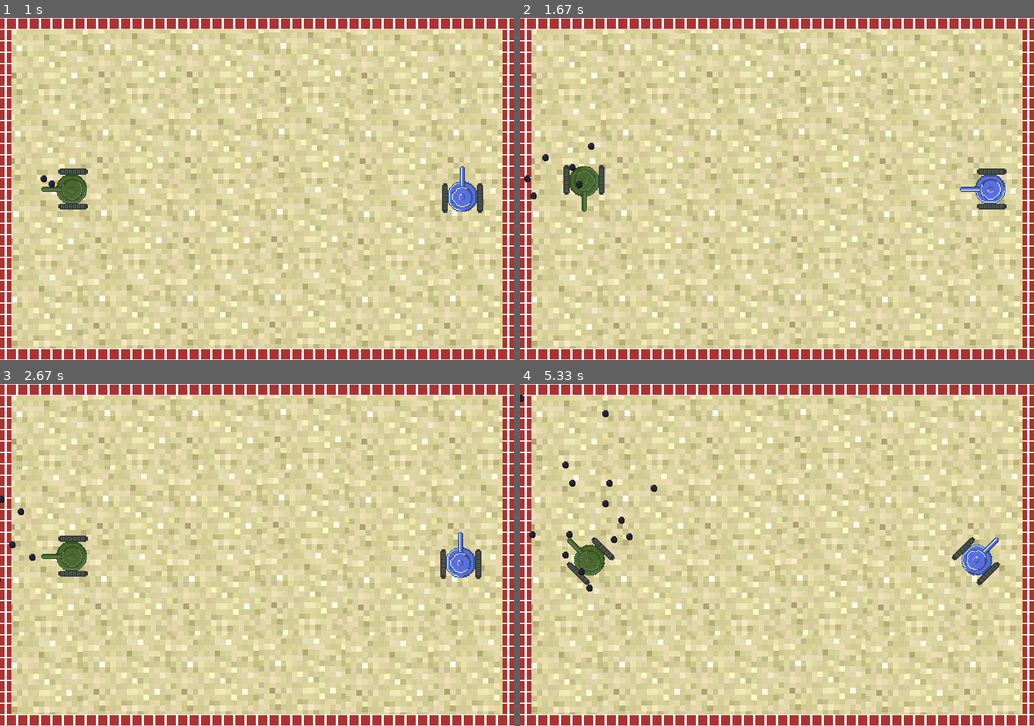
Above: before the commit, frames 1-4 (two rows, left to right).
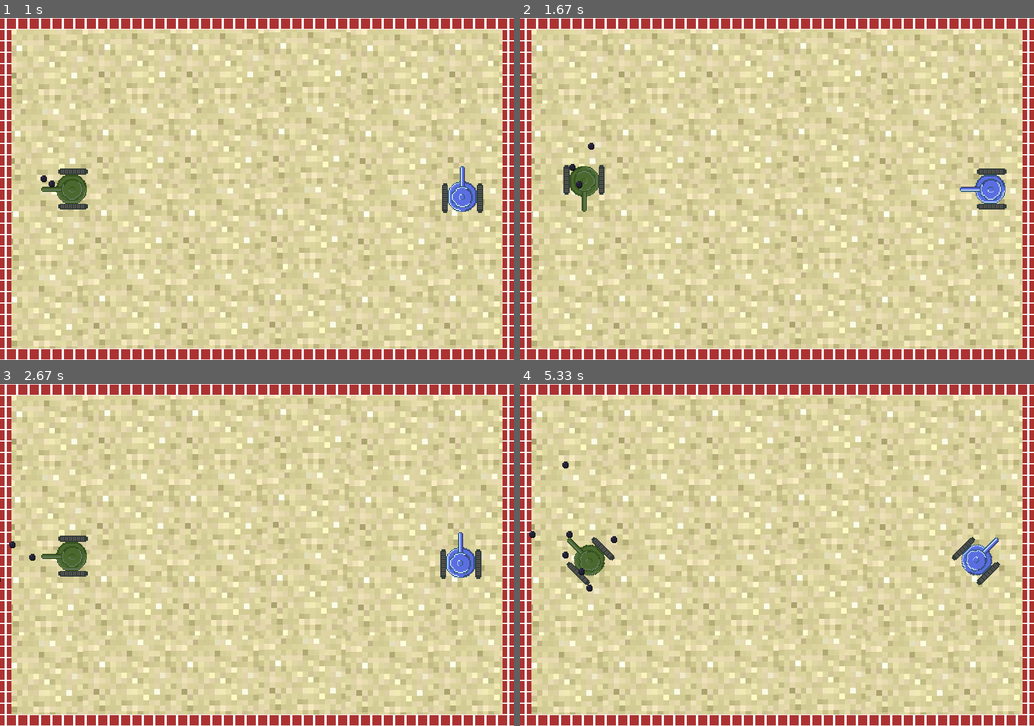
Above: after the commit, the same moments.

Repository: OzielBezerradeLima/tankpygame
Game: pygame game, started from codes/main.py
Same seed, same stepped clock (60 frames per second), same inputs: the game is played once before the commit and once after it.
Inputs:
- Up to frame 1 (1 s): tap Enter at 0.33 s; hold Space from 0.67 s (still down); hold Left from 0.67 s (still down)
- Up to frame 2 (1.67 s): release Space at 1.13 s; release Left at 1.13 s; hold Left 1.17-1.63 s; hold A 1.17-1.63 s; tap Space at 1.23, 1.53 s
- Up to frame 3 (2.67 s): hold Up 1.67-2.03 s; hold W 1.67-2.03 s; tap Space at 1.73, 2.13, 2.43 s; hold Right from 2.07 s (still down); hold D from 2.07 s (still down)
- Up to frame 4 (5.33 s): release Right at 2.7 s; release D at 2.7 s; hold Left 2.73-3.2 s; hold A 2.73-3.2 s; tap Space at 2.8, 3.1, 3.3, 3.6, 3.8, 4.13, 4.43, 4.63, 4.93, 5.2 s; hold Right 3.23-3.7 s; hold D 3.23-3.7 s; hold Up 3.73-4.03 s; hold W 3.73-4.03 s; hold Right 4.07-4.53 s; hold D 4.07-4.53 s; hold Left 4.57-5.1 s; hold A 4.57-5.1 s; hold Left from 5.13 s (still down); hold A from 5.13 s (still down)

Frame 1 is identical in both runs. In frame 2, less than 0.1% of the frame differs, in the area x 0-6%, y 39-53%; in frame 3, less than 0.1%; in frame 4, 0.2%, in the area x 0-27%, y 3-46%.

Commit message:
Bug da bala duplicada consertado

Diff:
--- a/codes/tank.py
+++ b/codes/tank.py
@@ -18,6 +18,7 @@
         self.controls = controls
         self.last_rotate_time = last_rotate_time
         self.last_shoot_time = last_shoot_time
+        self.bullets = []
 
     def rotate(self, angle):
         if self.active:
@@ -64,42 +65,42 @@
         # Desenhe as balas na tela
         match self.rotation_angle:
             case 0:
-                for bullet in bullets:
+                for bullet in self.bullets:
                     settings.screen.blit(bullet_image, bullet['position'] -
                                          pygame.math.Vector2(bullet_image.get_width() / 2 + 50,
                                          bullet_image.get_height() / 2 + 30))
             case 45:
-                for bullet in bullets:
+                for bullet in self.bullets:
                     settings.screen.blit(bullet_image, bullet['position'] -
                                          pygame.math.Vector2(bullet_image.get_width() / 2 + 80,
                                          bullet_image.get_height() / 2 - 10))
             case 90:
-                for bullet in bullets:
+                for bullet in self.bullets:
                     settings.screen.blit(bullet_image, bullet['position'] -
                                          pygame.math.Vector2(bullet_image.get_width() / 2 + 30,
                                          bullet_image.get_height() / 2 - 50))
             case 135:
-                for bullet in bullets:
+                for bullet in self.bullets:
                     settings.screen.blit(bullet_image, bullet['position'] -
                                          pygame.math.Vector2(bullet_image.get_width() / 2 - 10,
                                          bullet_image.get_height() / 2 - 80))
             case 180:
-                for bullet in bullets:
+                for bullet in self.bullets:
                     settings.screen.blit(bullet_image, bullet['position'] -
                                          pygame.math.Vector2(bullet_image.get_width() / 2 - 50,
                                          bullet_image.get_height() / 2 - 30))
             case 225:
-                for bullet in bullets:
+                for bullet in self.bullets:
                     settings.screen.blit(bullet_image, bullet['position'] -
                                          pygame.math.Vector2(bullet_image.get_width() / 2 - 80,
                                          bullet_image.get_height() / 2 + 10))
             case 270:
-                for bullet in bullets:
+                for bullet in self.bullets:
                     settings.screen.blit(bullet_image, bullet['position'] -
                                          pygame.math.Vector2(bullet_image.get_width() / 2 - 50,
                                          bullet_image.get_height() / 2 + 50))
             case 315:
-                for bullet in bullets:
+                for bullet in self.bullets:
                     settings.screen.blit(bullet_image, bullet['position'] -
                                          pygame.math.Vector2(bullet_image.get_width() / 2 + 10,
                                          bullet_image.get_height() / 2 + 80))
@@ -134,7 +135,6 @@
 players.append(player2)
 
 # Defina a lista de balas
-bullets = []
 
 bullet_image_path = (os.path.join(dirname, "../assets/bullet_sprite.png"))
 bullet_image = pygame.image.load(bullet_image_path)
@@ -172,27 +172,27 @@
             if now - player.last_shoot_time >= settings.SHOOT_COOLDOWN:
                 player.last_shoot_time = pygame.time.get_ticks()
                 bullet = player.shoot()
-                bullets.append(bullet)
+                player.bullets.append(bullet)
                 tank_shot_sound.play()
 
 
 def bullet_move():
     # Atualize as posições e tempos de vida das balas
-    for bullet in bullets:
-        bullet['position'] += bullet['direction']
-        bullet['life'] -= 1
-        if bullet['life'] <= 0:
-            bullets.remove(bullet)
+    for player in players:
+        for bullet in player.bullets:
+            bullet['position'] += bullet['direction']
+            bullet['life'] -= 1
+            if bullet['life'] <= 0:
+                player.bullets.remove(bullet)
 
 
 def bullet_player_collision():
     # Verifique a colisão entre jogadores e balas
-    global bullets
-    for player in [player1, player2]:
+    for player in players:
         if player.active:
             player_rect = player.rect.move(player.position.x - player.rect.width / 2,
                                            player.position.y - player.rect.height / 2)
-            for bullet in bullets:
+            for bullet in player.bullets:
                 bullet_rect = pygame.Rect(bullet['position'].x - bullet_image.get_width() / 2,
                                           bullet['position'].y - bullet_image.get_height() / 2,
                                           bullet_image.get_width(),
@@ -201,7 +201,7 @@
                 # Verifique a colisão apenas se o identificador da bala for diferente do identificador do jogador
                 if bullet['id'] != f'player_{player.controls["shoot"]}' and check_collision(player_rect, bullet_rect):
                     player.lives -= 1
-                    bullets.remove(bullet)
+                    player.bullets.remove(bullet)
                     tank_explosion_sound.play()
                     print(f"O jogador {player.controls['shoot']} foi atingido! Vidas restantes: {player.lives}")
 
@@ -212,14 +212,14 @@
                         player.position = pygame.math.Vector2(
                             settings.WIDTH / 4 if player.controls['shoot'] == pygame.K_SPACE else
                             3 * settings.WIDTH / 4, settings.HEIGHT / 2)
-                        bullets = []
 
 
 def bullet_ricochet():
     # Verifique se a bala atingiu as bordas da tela e aplique a mecânica de ricochete
-    for bullet in bullets:
-        if not (0 <= bullet['position'].x <= settings.WIDTH and 0 <= bullet['position'].y <= settings.HEIGHT):
-            bullet['direction'] = -bullet['direction']
+    for player in players:
+        for bullet in player.bullets:
+            if not (0 <= bullet['position'].x <= settings.WIDTH and 0 <= bullet['position'].y <= settings.HEIGHT):
+                bullet['direction'] = -bullet['direction']
 
 
 def player_active():
